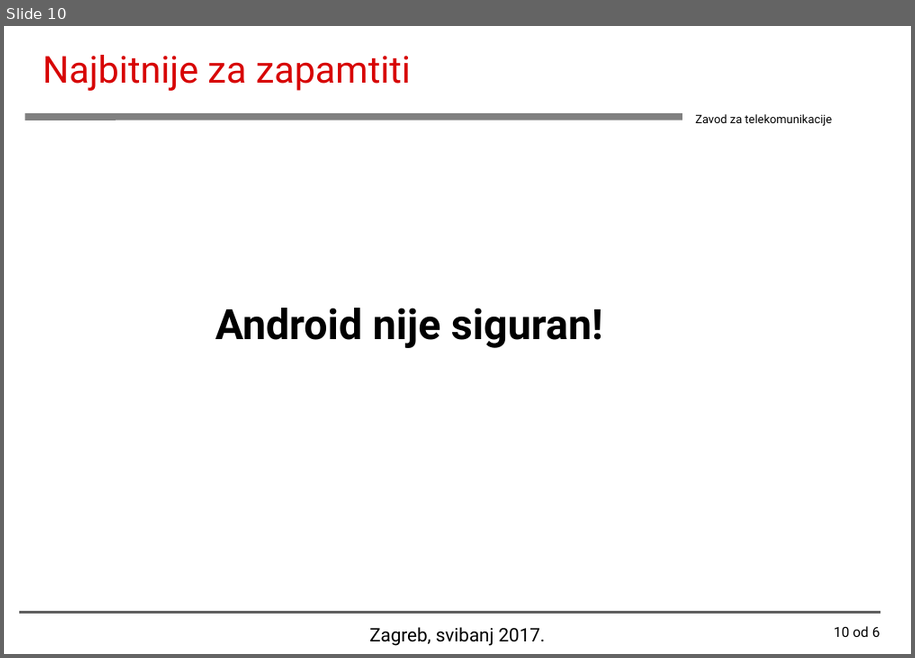
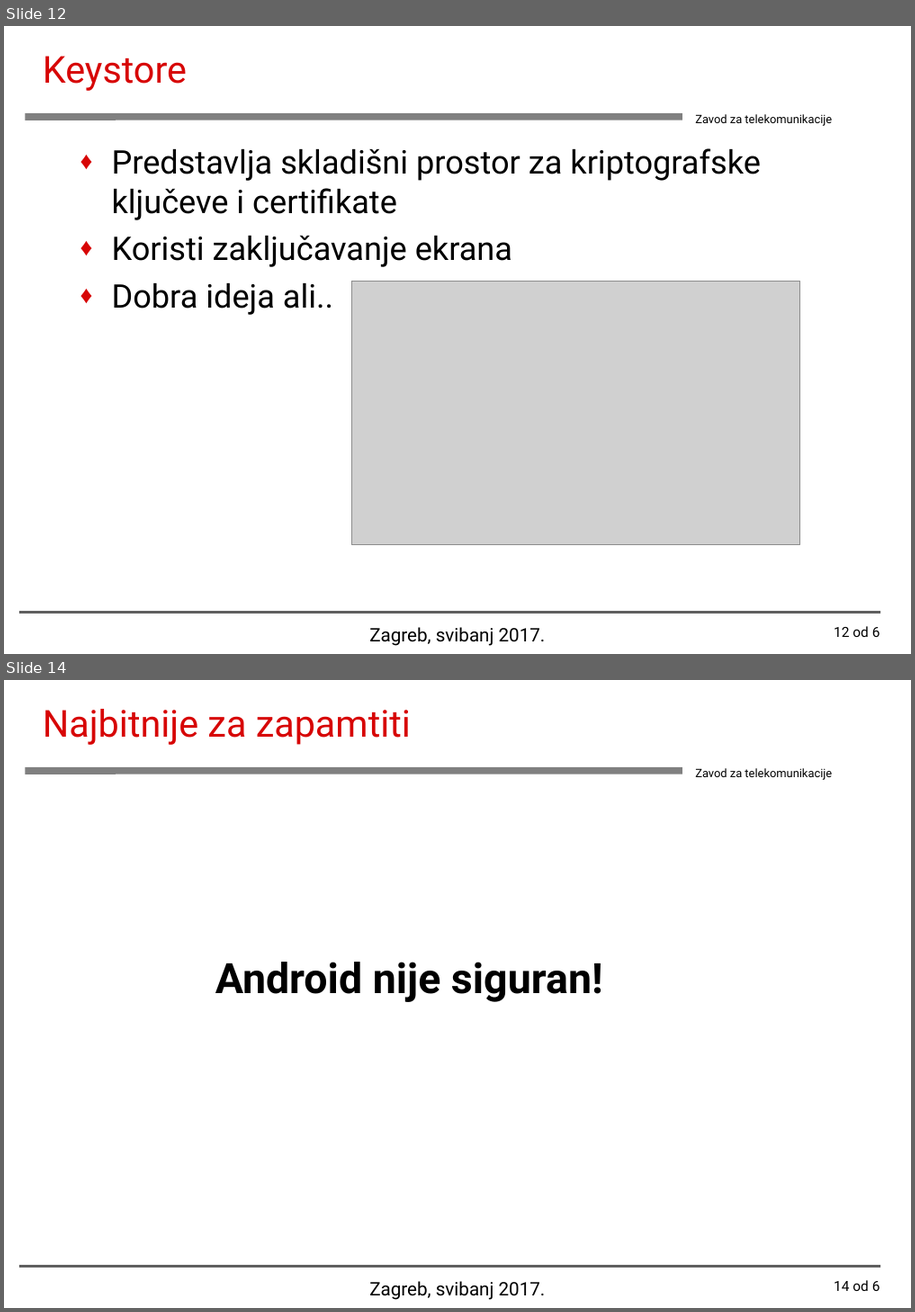
Before and after one commit to MatejVukosav/Security-in-Android-operating-system, a slide deck: Matej_Vukosav_Diplomski_Seminar[2017].ppt. Shown one above the other, each under a label of ours: slide 10 before the commit, slides 12 and 14 after it; the slides between them are not shown. The pictures are 915x658 and 915x1312 pixels, drawn with LibreOffice and Linux fonts; fonts in the diff are those of the drawing; grey boxes stand for pictures; background and template pictures are left out. Boxes give left, top, right and bottom in pixels: in the first picture for what was removed or moved away, otherwise in the second. Text is boxed around its words. In the diff, an @@ line names an element or a change of style, - is before the commit and + after.

```diff
--- a/Matej_Vukosav_Diplomski_Seminar[2017].ppt
+++ b/Matej_Vukosav_Diplomski_Seminar[2017].ppt
@@ slide 12 added at (x1=4, y1=26, x2=911, y2=654), background #FFFFFF; not listed: 3 template elements that a slide beside it also shows @@
@@ title added at (x1=43, y1=56, x2=187, y2=91), 32 pt, text #D70505 @@
+Keystore
@@ text added at (x1=112, y1=148, x2=761, y2=315), 28 pt, text #000000 @@
+♦ Predstavlja skladišni prostor za kriptografske ključeve i certifikate
+♦ Koristi zaključavanje ekrana
+♦ Dobra ideja ali..
@@ picture added at (x1=352, y1=281, x2=800, y2=544) @@
@@ text added at (x1=369, y1=627, x2=546, y2=646), 16 pt, text #000000 @@
+Zagreb, svibanj 2017.
@@ page number added at (x1=834, y1=626, x2=881, y2=637), 12 pt, text #000000 @@
+12 od 6
@@ what was slide 10 is now slide 14 @@
@@ page number at (x1=834, y1=1280, x2=881, y2=1291): text changed @@
-10 od 6
+14 od 6
```
Also in this commit, not shown: 6 slides changed, 3 other slides added, 3 other files.
